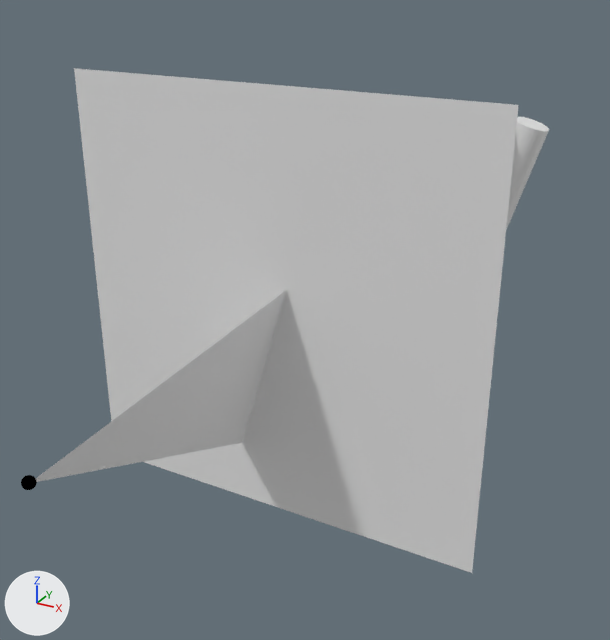
One commit to the Blender file assets/tangency.blend: the scene before it, then after it.
Rendered twice from a 50 mm lens placed at (1.78, -4.67, 2.27), pointed at (-0.23, -1.01, 0.44). Every picture has the same lights, and +X, +Y and +Z are marked at lower left. The first picture is the older version.
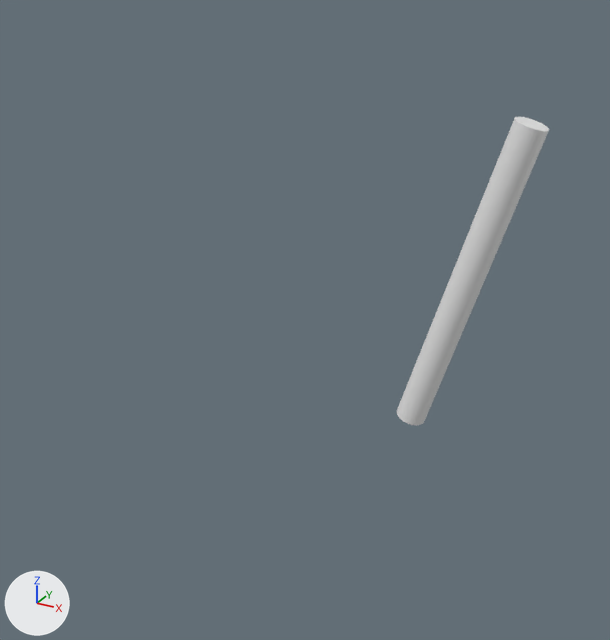
Pixel boxes (x1, y1, x2, y2) of what changed, in the pictures (610 x 640 px):
'Plane', hidden: before (74, 68, 519, 573)
'Plane.001', hidden: before (36, 291, 286, 482)
'Sphere', hidden: before (21, 475, 37, 490)
'Plane.002', hidden: before (260, 291, 287, 380)
'Cylinder', unchanged, uncovered by the edit: before (506, 117, 549, 230); after (397, 117, 549, 425)

The change, as a diff of the scene's bpy script:
```diff
--- a/assets/tangency.blend.py
+++ b/assets/tangency.blend.py
@@ ob_plane @@
 ob_plane.rotation_euler = (1.571, 0.0, 0.0)  # degrees (90, 0, 0)
+ob_plane.hide_render = True
@@ ob_plane_001 @@
 ob_plane_001.scale = (0.482, 2.14, 0.994)
+ob_plane_001.hide_render = True
@@ ob_sphere @@
 ob_sphere.scale = (0.0226, 0.0226, 0.0226)
+ob_sphere.hide_render = True
@@ ob_plane_002 @@
 ob_plane_002.scale = (0.482, 2.14, 0.994)
+ob_plane_002.hide_render = True
```
